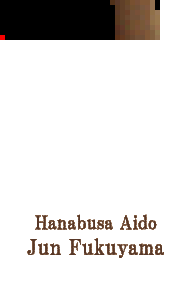
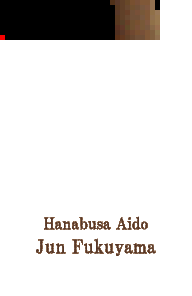
Two versions of the same layered image (192x296). Layer-by-layer changes:
painted on "Hanabusa Aido Jun Fukuyama" over [27, 214, 164, 258]
